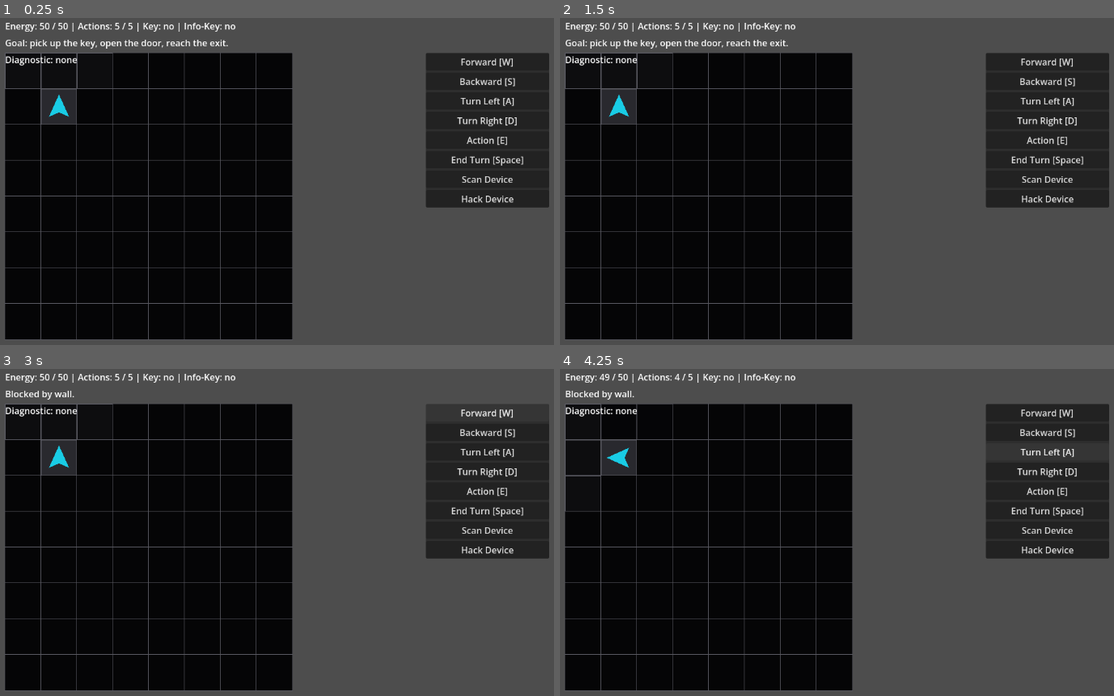
Above: before the commit, frames 1-4 (two rows, left to right).
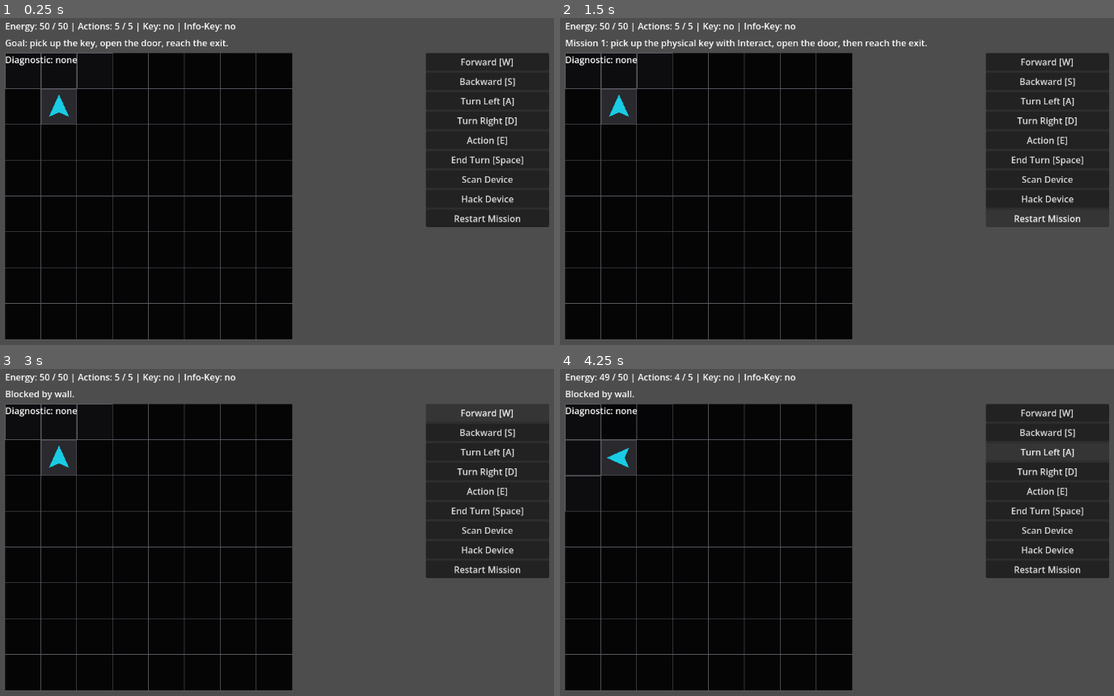
Above: after the commit, the same moments.

Repository: JUSTConnect/bibop
Game: Godot game, scene res://scenes/main.tscn
Two runs of this game, one before a commit and one after it. Both use one fixed random seed, a clock stepped at 60 frames per second and the inputs below.
Inputs (mouse positions are in pixels of both pictures, inside the frame that each line leads up to):
- Up to frame 1 (0.25 s): no input
- Up to frame 2 (1.5 s): click (1047, 217) at 0.5 s, where only the run after the commit has a clickable "Restart Mission"; click (1047, 217) at 1.25 s, where only the run after the commit has a clickable "Restart Mission"
- Up to frame 3 (3 s): click (487, 568) at 2 s, where only the run after the commit has a clickable "Restart Mission"; click "Forward [W]" at 2.75 s
- Up to frame 4 (4.25 s): click "Turn Left [A]" at 3.5 s

The runs differ from the first frame. In frame 1, 1.3% of the frame differs, in the area x 76-100%, y 57-64%; in frame 2, 1.0%; in frame 3, 1.3%; in frame 4, 1.3%.

Commit message:
Add restart mission action and UI button

Diff:
--- a/scripts/bipob/bipob_controller.gd
+++ b/scripts/bipob/bipob_controller.gd
@@ -137,7 +137,9 @@
 	actions_left = actions_per_turn
 	has_key = false
 	has_info_key = false
+	last_diagnostic_result = null
 	grid_position = start_grid_position
+	direction = Direction.NORTH
 	update_rotation()
 	update_world_position()
 
@@ -146,6 +148,11 @@
 
 	status_changed.emit()
 	hint_requested.emit(get_current_mission_goal_hint())
+
+func restart_current_mission() -> void:
+	start_mission(current_mission_index)
+	last_diagnostic_result = null
+	status_changed.emit()
 
 func start_next_mission() -> void:
 	if current_mission_index < max_mission_index:
--- a/scripts/ui/game_ui.gd
+++ b/scripts/ui/game_ui.gd
@@ -28,6 +28,7 @@
 
 var scan_device_button: Button
 var hack_device_button: Button
+var restart_mission_button: Button
 
 func _ready() -> void:
 	status_label.position = Vector2(100, 20)
@@ -69,6 +70,12 @@
 		hack_device_button.focus_mode = Control.FOCUS_NONE
 		command_list.add_child(hack_device_button)
 		hack_device_button.pressed.connect(_on_hack_device_button_pressed)
+		restart_mission_button = Button.new()
+		restart_mission_button.name = "RestartMissionButton"
+		restart_mission_button.text = "Restart Mission"
+		restart_mission_button.focus_mode = Control.FOCUS_NONE
+		command_list.add_child(restart_mission_button)
+		restart_mission_button.pressed.connect(_on_restart_mission_button_pressed)
 
 	move_forward_button.pressed.connect(_on_move_forward_pressed)
 	move_backward_button.pressed.connect(_on_move_backward_pressed)
@@ -180,6 +187,20 @@
 func _on_end_turn_pressed() -> void:
 	bipob.end_turn()
 	update_status()
+
+func _on_restart_mission_button_pressed() -> void:
+	if bipob == null:
+		return
+
+	bipob.restart_current_mission()
+	if box_screen != null and box_screen.visible:
+		hide_box_screen()
+	else:
+		command_panel.visible = true
+
+	update_status()
+	update_diagnostic_status()
+	update_box_status()
 
 func update_status() -> void:
 	if bipob == null:
